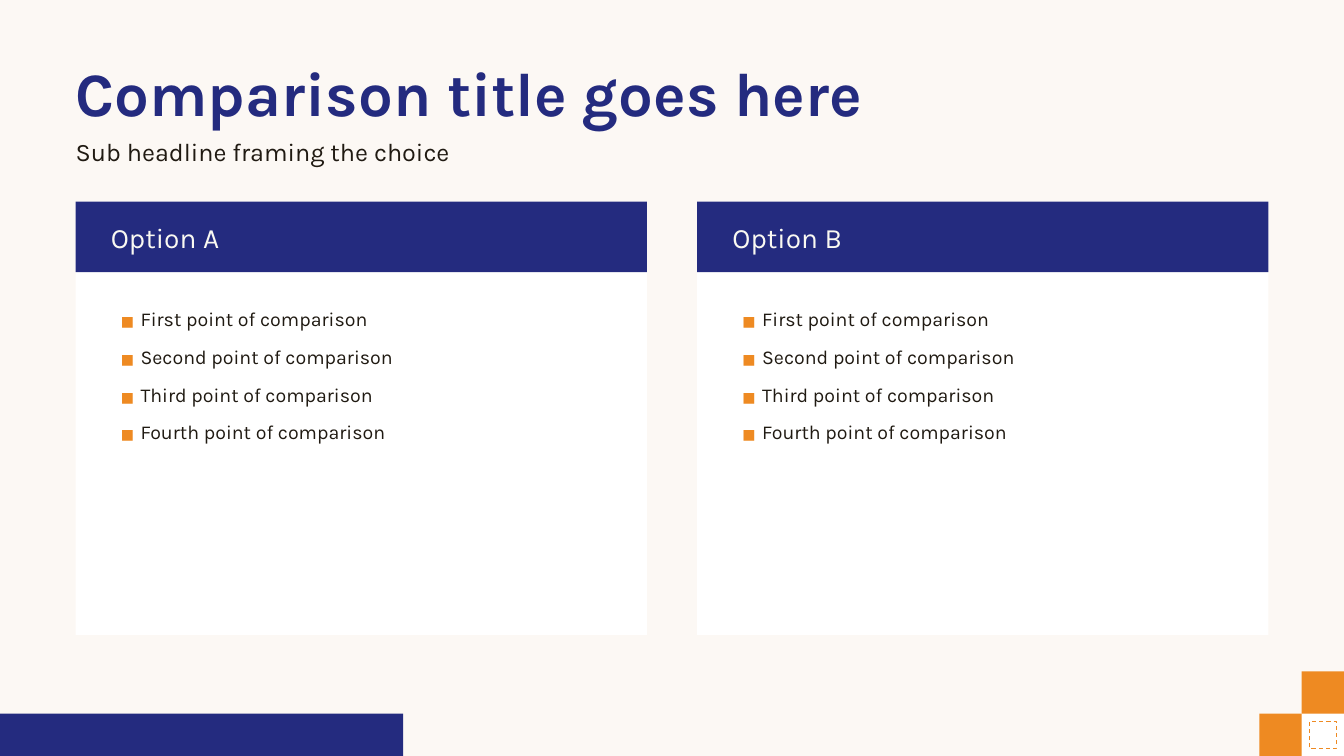
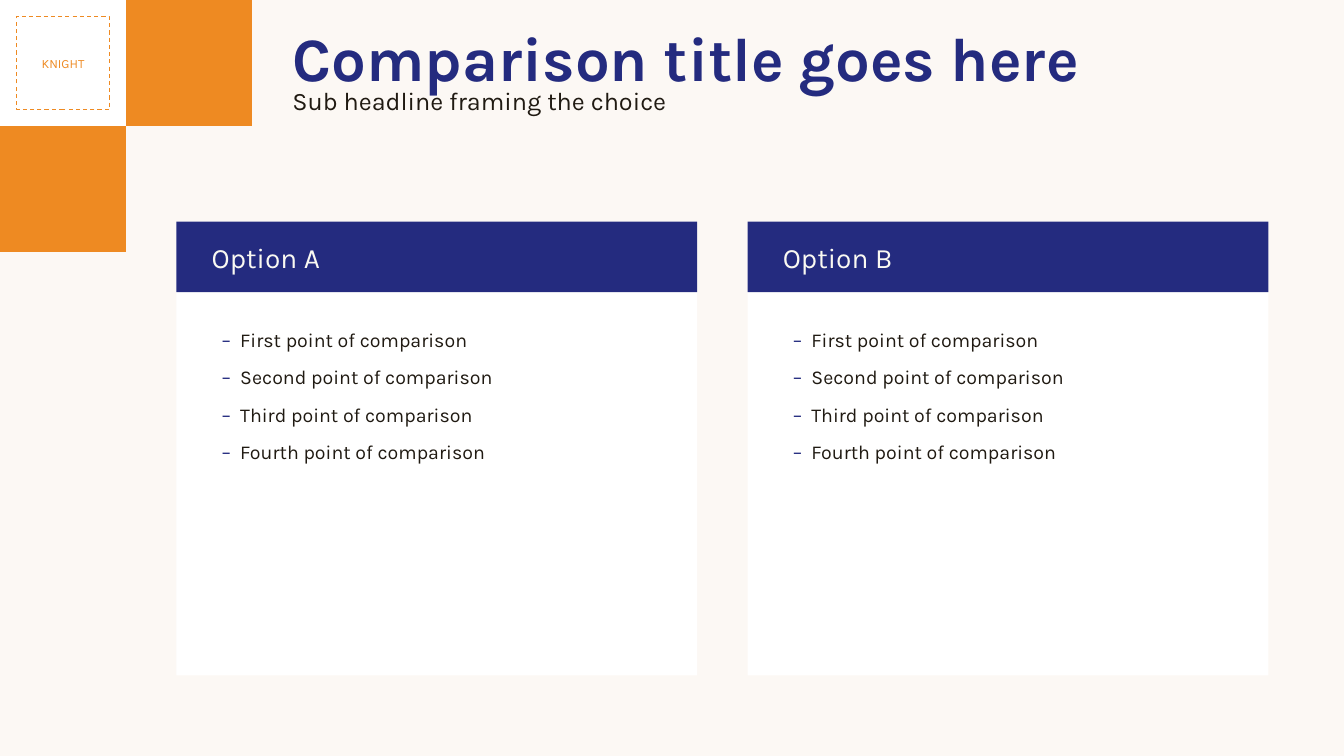
Before and after one commit to soumyakarwa/emkay-ppt-templates, a slide deck: slide 10 of Emkay_Wealth_Management_Template.pptx. Drawn at 1344x756 pixels with LibreOffice and Linux fonts; fonts in the diff are those of the drawing. Boxes give left, top, right and bottom in pixels: in the first picture for what was removed or moved away, otherwise in the second. Text is boxed around its words. In the diff, an @@ line names an element or a change of style, - is before the commit and + after.

```diff
--- a/Emkay_Wealth_Management_Template.pptx
+++ b/Emkay_Wealth_Management_Template.pptx
@@ rectangle added at (0, 0, 126, 126), fill #FFFFFF @@
@@ rectangle added at (16, 16, 109, 109), outline #EE8A22 0.75 pt dashed, 9 pt, text #EE8A22 @@
+KNIGHT
@@ rectangle added at (126, 0, 252, 126), fill #EE8A22 @@
@@ text "Comparison title goes here": place and size @@
-text "Comparison title goes here" at (76, 72, 862, 131)
+text "Comparison title goes here" at (292, 37, 1079, 96)
@@ text "Sub headline framing the choice" rewrapped from (76, 143, 449, 167) to (292, 88, 666, 116) @@
@@ rectangle: place and size @@
-rectangle at (76, 202, 647, 635)
+rectangle at (0, 126, 126, 252)
@@ rectangle at (0, 126, 126, 252): fill #FFFFFF to #EE8A22 @@
@@ rectangle: place and size @@
-rectangle at (698, 202, 1269, 635)
+rectangle at (176, 222, 698, 676)
@@ rectangle: place and size @@
-rectangle at (698, 202, 1269, 272)
+rectangle at (176, 222, 698, 292)
@@ text "Option A": place and size @@
-text "Option A" at (111, 228, 219, 255)
+text "Option A" at (212, 248, 320, 275)
@@ rectangle: place and size @@
-rectangle at (0, 714, 403, 756)
+rectangle at (748, 222, 1269, 676)
@@ rectangle at (748, 222, 1269, 676): fill #242B7F to #FFFFFF @@
@@ rectangle: place and size @@
-rectangle at (76, 202, 647, 272)
+rectangle at (748, 222, 1269, 292)
@@ text "Option B": place and size @@
-text "Option B" at (732, 228, 842, 255)
+text "Option B" at (783, 248, 892, 275)
@@ text at (240, 333, 492, 464): text changed @@
-■ First point of comparison
-■ Second point of comparison
-■ Third point of comparison
-■ Fourth point of comparison
+– First point of comparison
+– Second point of comparison
+– Third point of comparison
+– Fourth point of comparison
@@ text at (811, 333, 1063, 464): text changed @@
-■ First point of comparison
-■ Second point of comparison
-■ Third point of comparison
-■ Fourth point of comparison
+– First point of comparison
+– Second point of comparison
+– Third point of comparison
+– Fourth point of comparison
@@ rectangle removed at (1302, 671, 1344, 714) @@
@@ rectangle removed at (1259, 714, 1302, 756) @@
@@ rectangle removed at (1302, 714, 1344, 756) @@
@@ rectangle removed at (1310, 722, 1337, 749) @@
```
Also in this commit, not shown: 13 other slides changed, 3 other files.
